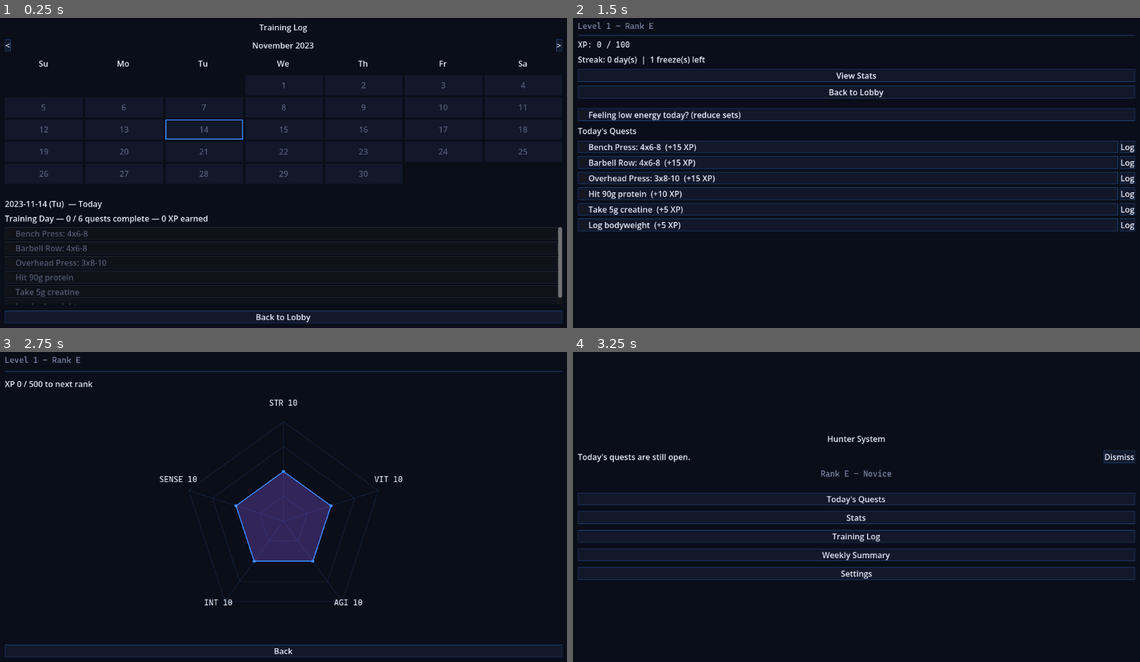
Above: before the commit, frames 1-4 (two rows, left to right).
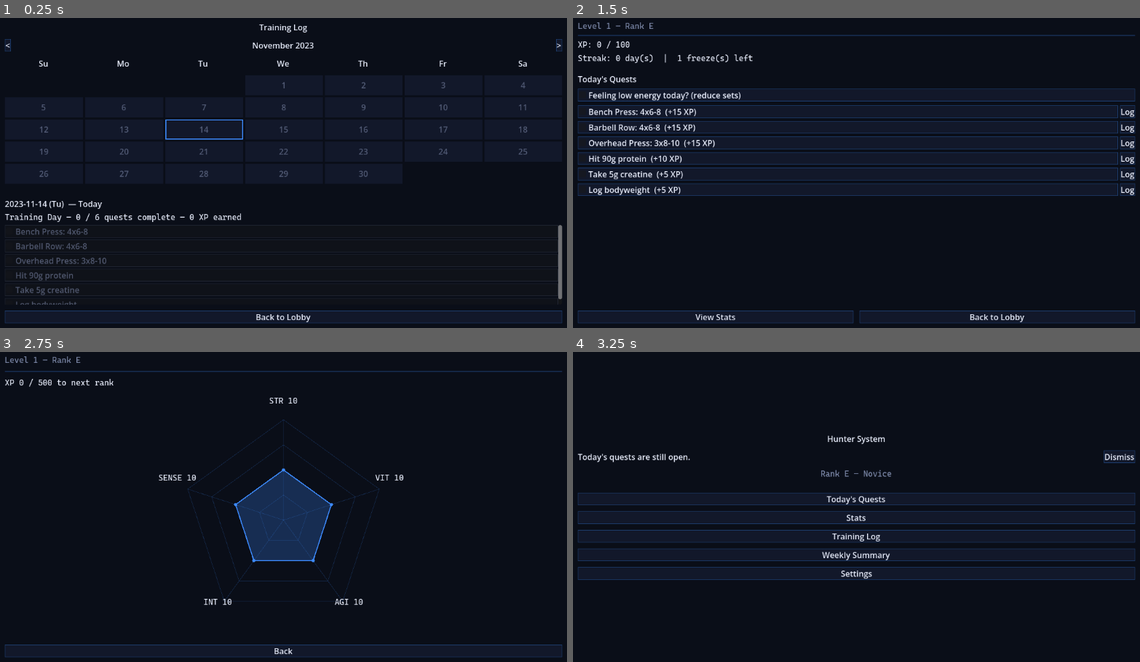
Above: after the commit, the same moments.

Repository: exo-jhop/Solo-Gym-Leveling
Game: Godot game, scene res://scenes/training_log/training_log.tscn
The game is run twice, just before and just after one commit, with the same random seed, the same clock (stepped at 60 frames per second) and the same inputs. This scene is started directly instead of the project's main scene.
Inputs:
- Up to frame 1 (0.25 s): no input
- Up to frame 2 (1.5 s): click "Back to Lobby" at 0.5 s; click "Today's Quests" at 1.25 s
- Up to frame 3 (2.75 s): click "View Stats" at 2 s
- Up to frame 4 (3.25 s): click "Back" at 2.75 s

The runs differ from the first frame. In frame 1, 1.5% of the frame differs, in the area x 0-100%, y 62-93%; in frame 2, 11%, in the area x 0-100%, y 11-99%; in frame 3, 4.4%; in frame 4, nothing differs.

Commit message:
Visual polish pass: enforce spec v2 5 palette/typography rules consistently
- Reserve violet strictly for Rank-up popup moments: replaced it in the
  rank badge palette (B/A now blue/cyan), the radar chart fill, and the
  generic button focus ring (all now electric blue), so it only shows up
  at the one moment the spec calls out as special.
- System popup now visually distinguishes Rank-up (violet border/glow/kind
  label) from Level-up (blue), instead of both looking identical.
- Extended the angular/monospace stat font to remaining numeric displays
  that were missed: Home's streak label, Stats' rank-progress line,
  Quest Detail's target line, Training Log's day-summary line.
- Reordered Home so the header (level/XP/streak) is a compact block up
  top, the quest list expands to fill the remaining space as the visually
  dominant element, and nav buttons move to a footer row below it.

Diff:
--- a/resources/theme/hunter_theme.tres
+++ b/resources/theme/hunter_theme.tres
@@ -66,7 +66,7 @@
 border_width_top = 2
 border_width_right = 2
 border_width_bottom = 2
-border_color = Color(0.545, 0.361, 0.965, 1)
+border_color = Color(0.239, 0.545, 1.0, 1)
 corner_radius_top_left = 0
 corner_radius_top_right = 0
 corner_radius_bottom_right = 0
--- a/scenes/home/home.gd
+++ b/scenes/home/home.gd
@@ -8,8 +8,8 @@
 @onready var xp_bar: ProgressBar = $Margin/Root/XPBar
 @onready var xp_label: Label = $Margin/Root/XPLabel
 @onready var streak_label: Label = $Margin/Root/StreakLabel
-@onready var stats_button: Button = $Margin/Root/StatsButton
-@onready var lobby_button: Button = $Margin/Root/LobbyButton
+@onready var stats_button: Button = $Margin/Root/ButtonRow/StatsButton
+@onready var lobby_button: Button = $Margin/Root/ButtonRow/LobbyButton
 @onready var low_energy_toggle: CheckBox = $Margin/Root/LowEnergyToggle
 @onready var quest_list: VBoxContainer = $Margin/Root/ScrollContainer/QuestList
 
@@ -23,6 +23,7 @@
 
 	level_rank_label.add_theme_font_override("font", STAT_FONT)
 	xp_label.add_theme_font_override("font", STAT_FONT)
+	streak_label.add_theme_font_override("font", STAT_FONT)
 
 	_refresh_header()
 	_refresh_quests()
--- a/scenes/home/home.tscn
+++ b/scenes/home/home.tscn
@@ -35,24 +35,16 @@
 layout_mode = 2
 text = "Streak: 0 day(s)  |  1 freeze(s) left"
 
-[node name="StatsButton" type="Button" parent="Margin/Root"]
-layout_mode = 2
-text = "View Stats"
-
-[node name="LobbyButton" type="Button" parent="Margin/Root"]
-layout_mode = 2
-text = "Back to Lobby"
-
 [node name="HSeparator" type="HSeparator" parent="Margin/Root"]
 layout_mode = 2
+
+[node name="QuestsHeaderLabel" type="Label" parent="Margin/Root"]
+layout_mode = 2
+text = "Today's Quests"
 
 [node name="LowEnergyToggle" type="CheckBox" parent="Margin/Root"]
 layout_mode = 2
 text = "Feeling low energy today? (reduce sets)"
-
-[node name="QuestsHeaderLabel" type="Label" parent="Margin/Root"]
-layout_mode = 2
-text = "Today's Quests"
 
 [node name="ScrollContainer" type="ScrollContainer" parent="Margin/Root"]
 layout_mode = 2
@@ -62,3 +54,20 @@
 layout_mode = 2
 size_flags_horizontal = 3
 theme_override_constants/separation = 6
+
+[node name="HSeparator2" type="HSeparator" parent="Margin/Root"]
+layout_mode = 2
+
+[node name="ButtonRow" type="HBoxContainer" parent="Margin/Root"]
+layout_mode = 2
+theme_override_constants/separation = 12
+
+[node name="StatsButton" type="Button" parent="Margin/Root/ButtonRow"]
+layout_mode = 2
+size_flags_horizontal = 3
+text = "View Stats"
+
+[node name="LobbyButton" type="Button" parent="Margin/Root/ButtonRow"]
+layout_mode = 2
+size_flags_horizontal = 3
+text = "Back to Lobby"
--- a/scenes/quest_detail/quest_detail.gd
+++ b/scenes/quest_detail/quest_detail.gd
@@ -1,6 +1,8 @@
 extends Control
 
 ## Quest Detail (spec 4.2). Log actual performance and complete the quest. Functional only.
+
+const STAT_FONT := preload("res://assets/fonts/CascadiaCode.ttf")
 
 @onready var title_label: Label = $Margin/Root/TitleLabel
 @onready var meta_label: Label = $Margin/Root/MetaLabel
@@ -17,6 +19,7 @@
 	quest = QuestManager.get_quest(QuestManager.selected_quest_id)
 	complete_button.pressed.connect(_on_complete_pressed)
 	back_button.pressed.connect(_go_back)
+	target_label.add_theme_font_override("font", STAT_FONT)
 
 	if quest == null:
 		push_error("QuestDetail: no quest found for id '%s'" % QuestManager.selected_quest_id)
--- a/scenes/stats/radar_chart.gd
+++ b/scenes/stats/radar_chart.gd
@@ -10,7 +10,8 @@
 const LABEL_FONT_SIZE := 16
 
 const GRID_COLOR := Color(0.239, 0.545, 1.0, 0.2)
-const FILL_COLOR := Color(0.545, 0.361, 0.965, 0.3)
+# Blue, not violet — spec v2 5 reserves violet specifically for the Rank-up popup moment.
+const FILL_COLOR := Color(0.239, 0.545, 1.0, 0.25)
 const LINE_COLOR := Color(0.239, 0.545, 1.0, 1.0)
 const LABEL_COLOR := Color(0.906, 0.925, 0.98, 1.0)
 
--- a/scenes/stats/stats.gd
+++ b/scenes/stats/stats.gd
@@ -15,6 +15,7 @@
 	GameManager.stats_changed.connect(_refresh)
 	back_button.pressed.connect(_go_back)
 	level_rank_label.add_theme_font_override("font", STAT_FONT)
+	rank_progress_label.add_theme_font_override("font", STAT_FONT)
 	_refresh()
 
 
--- a/scenes/system_popup/system_popup.gd
+++ b/scenes/system_popup/system_popup.gd
@@ -8,6 +8,12 @@
 const FADE_SECONDS := 0.25
 const LEVEL_UP_COLOR := Color(0.906, 0.925, 0.98, 1.0)
 
+# Accent applied to the panel border/glow and kind label — distinct per popup kind so
+# Rank-up reads as visually bigger/rarer than Level-up (spec v2 5: violet is reserved
+# specifically for Rank-up moments, blue is the general active/positive accent).
+const LEVEL_UP_ACCENT := Color(0.239, 0.545, 1.0, 1.0)
+const RANK_UP_ACCENT := Color(0.545, 0.361, 0.965, 1.0)
+
 @onready var dim: ColorRect = $Dim
 @onready var panel: PanelContainer = $Dim/CenterContainer/Panel
 @onready var kind_label: Label = $Dim/CenterContainer/Panel/Margin/VBox/KindLabel
@@ -17,6 +23,7 @@
 var _queue: Array = []
 var _showing: bool = false
 var _tween: Tween
+var _panel_style: StyleBoxFlat
 
 
 func _ready() -> void:
@@ -27,14 +34,23 @@
 	GameManager.leveled_up.connect(_on_leveled_up)
 	GameManager.ranked_up.connect(_on_ranked_up)
 
+	_panel_style = panel.get_theme_stylebox("panel").duplicate()
+	panel.add_theme_stylebox_override("panel", _panel_style)
+
 
 func _on_leveled_up(new_level: int) -> void:
-	_queue.append({"kind": "LEVEL UP", "value": "Level %d" % new_level, "hint": "Tap to continue", "color": LEVEL_UP_COLOR})
+	_queue.append({
+		"kind": "LEVEL UP", "value": "Level %d" % new_level, "hint": "Tap to continue",
+		"accent": LEVEL_UP_ACCENT, "value_color": LEVEL_UP_COLOR,
+	})
 	_process_queue()
 
 
 func _on_ranked_up(new_rank: String) -> void:
-	_queue.append({"kind": "RANK UP", "value": "Rank %s" % new_rank, "hint": "Tap to continue", "color": GameManager.rank_color(new_rank)})
+	_queue.append({
+		"kind": "RANK UP", "value": "Rank %s" % new_rank, "hint": "Tap to continue",
+		"accent": RANK_UP_ACCENT, "value_color": GameManager.rank_color(new_rank),
+	})
 	_process_queue()
 
 
@@ -50,7 +66,10 @@
 	kind_label.text = entry.kind
 	value_label.text = entry.value
 	hint_label.text = entry.hint
-	value_label.add_theme_color_override("font_color", entry.color)
+	kind_label.add_theme_color_override("font_color", entry.accent)
+	value_label.add_theme_color_override("font_color", entry.value_color)
+	_panel_style.border_color = entry.accent
+	_panel_style.shadow_color = Color(entry.accent, 0.5)
 
 	visible = true
 	dim.modulate.a = 0.0
--- a/scenes/training_log/training_log.gd
+++ b/scenes/training_log/training_log.gd
@@ -1,4 +1,6 @@
 extends Control
+
+const STAT_FONT := preload("res://assets/fonts/CascadiaCode.ttf")
 
 ## Training Log / History (spec 4.4): month calendar view.
 ## Past days come from HistoryManager; today is built live from QuestManager.current_quests
@@ -43,6 +45,7 @@
 	prev_button.pressed.connect(_on_prev_month)
 	next_button.pressed.connect(_on_next_month)
 	back_button.pressed.connect(_go_back)
+	detail_summary_label.add_theme_font_override("font", STAT_FONT)
 
 	_refresh_calendar()
 	_select_date(_today_str)
--- a/scripts/autoload/game_manager.gd
+++ b/scripts/autoload/game_manager.gd
@@ -8,14 +8,16 @@
 
 const RANKS: Array[String] = ["E", "D", "C", "B", "A", "S"]
 
-# Rank badge colors, low to high: muted gray up through blue/violet, breaking into
-# gold at S to mark it as the rare, stand-apart tier (spec 5's visual direction).
+# Rank badge colors, low to high: muted gray up through electric blue/cyan, breaking
+# into gold at S to mark it as the rare, stand-apart tier (spec v2 5's visual direction).
+# Violet is deliberately excluded here — spec v2 5 reserves it specifically for the
+# Rank-up popup moment (see system_popup.gd), so it can't also be a standing badge color.
 const RANK_COLORS := {
 	"E": Color(0.486, 0.533, 0.659),
 	"D": Color(0.4, 0.65, 0.95),
 	"C": Color(0.239, 0.545, 1.0),
-	"B": Color(0.65, 0.5, 0.98),
-	"A": Color(0.545, 0.361, 0.965),
+	"B": Color(0.16, 0.63, 0.88),
+	"A": Color(0.13, 0.78, 0.82),
 	"S": Color(1.0, 0.85, 0.35),
 }
 
